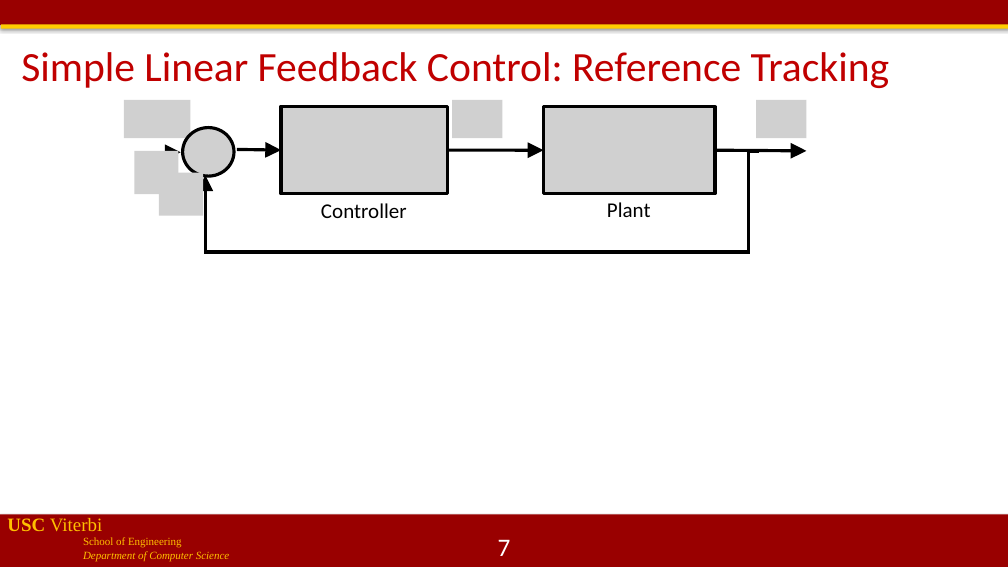
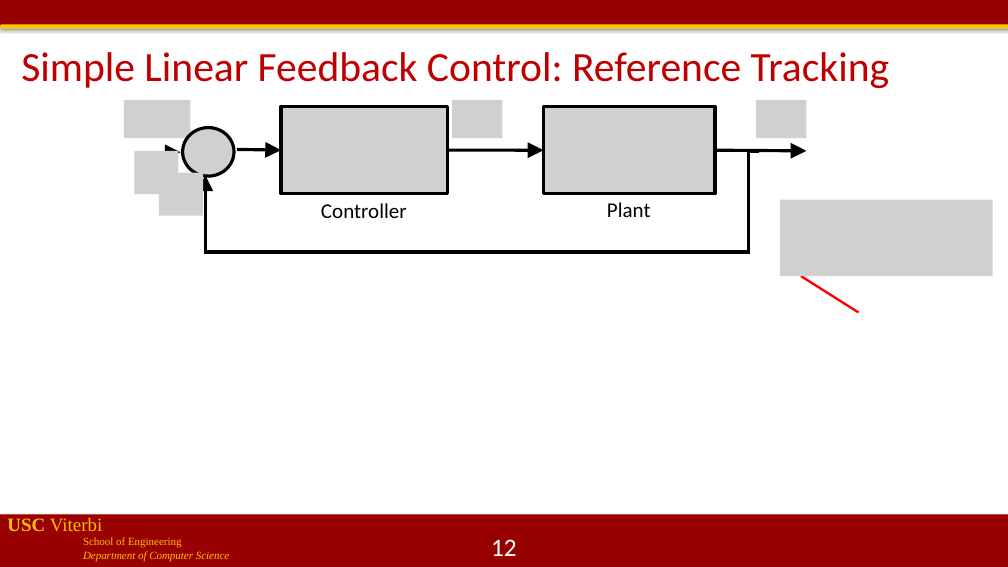
Before and after one commit to jdeshmukh/jdeshmukh.github.io, a slide deck: slide 12 of teaching/cs513slides/lecture5-Control.pptx (slide 7 before the commit). Drawn at 1008x567 pixels with LibreOffice and Linux fonts; fonts in the diff are those of the drawing; grey boxes stand for pictures; background and template pictures are left out. Boxes give left, top, right and bottom in pixels: in the first picture for what was removed or moved away, otherwise in the second. Text is boxed around its words. In the diff, an @@ line names an element or a change of style, - is before the commit and + after.

```diff
--- a/teaching/cs513slides/lecture5-Control.pptx
+++ b/teaching/cs513slides/lecture5-Control.pptx
@@ picture added at (x1=780, y1=200, x2=993, y2=276) @@
@@ line added from (801, 276) to (859, 312), #FF0000 2.25 pt @@
@@ page number at (x1=491, y1=539, x2=517, y2=556): text changed @@
-7
+12
```
Also in this commit, not shown: 18 other slides changed, 11 slides added, 1 slide removed, 1 other file.
